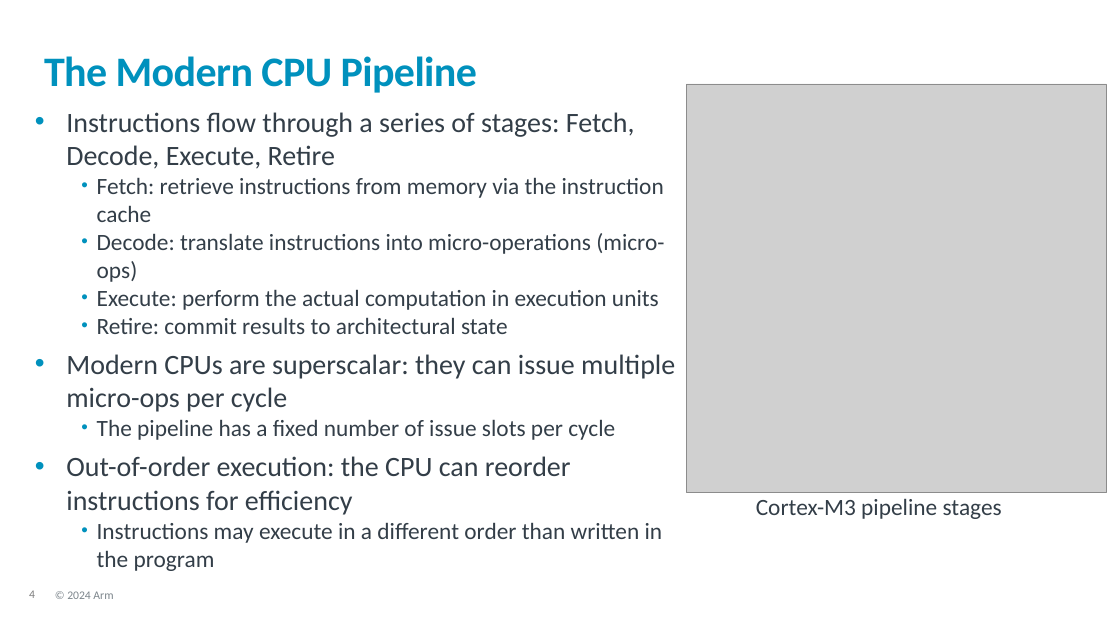
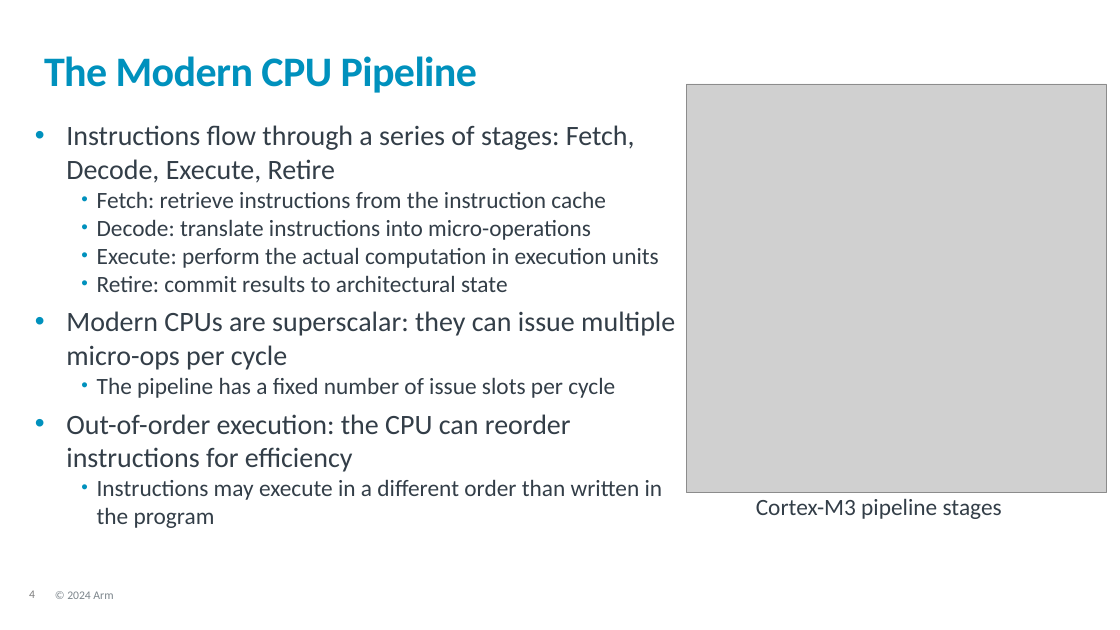
Before and after one commit to OliverGrainge/Arm-Total-Performance, a slide deck: slide 4 of slides.pptx. Drawn at 1120x630 pixels with LibreOffice and Linux fonts; fonts in the diff are those of the drawing; grey boxes stand for pictures; background and template pictures are left out. Boxes give left, top, right and bottom in pixels: in the first picture for what was removed or moved away, otherwise in the second. Text is boxed around its words. In the diff, an @@ line names an element or a change of style, - is before the commit and + after.

```diff
--- a/slides.pptx
+++ b/slides.pptx
@@ text "Instructions flow through a series ...": place and size @@
-text "Instructions flow through a series ..." at (66,112,675,571)
+text "Instructions flow through a series ..." at (66,125,675,528)
@@ text at (97,191,606,240): text changed @@
-  • Fetch: retrieve instructions from memory via the instruction cache
-  • Decode: translate instructions into micro-operations (micro-ops)
+  • Fetch: retrieve instructions from the instruction cache
+  • Decode: translate instructions into micro-operations
```
Also in this commit, not shown: 12 other slides changed.
